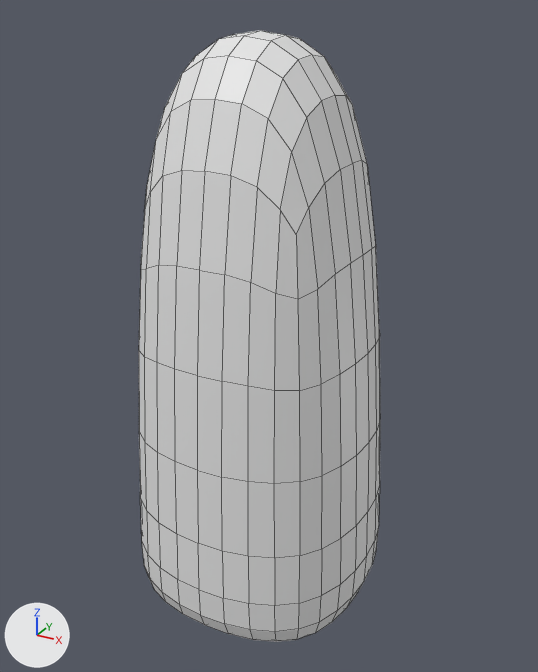
Before and after pictures for a commit that changed the Blender file Assets/Models/Blender/Base/cacti/cactus4.blend.
One viewpoint serves both versions: a 50 mm camera at (0.613, -1.084, 1.056) aimed at (0.008, 0.016, 0.506). The lights are fixed; the arrows at lower left show +X, +Y and +Z. Mesh edges are drawn as thin lines.
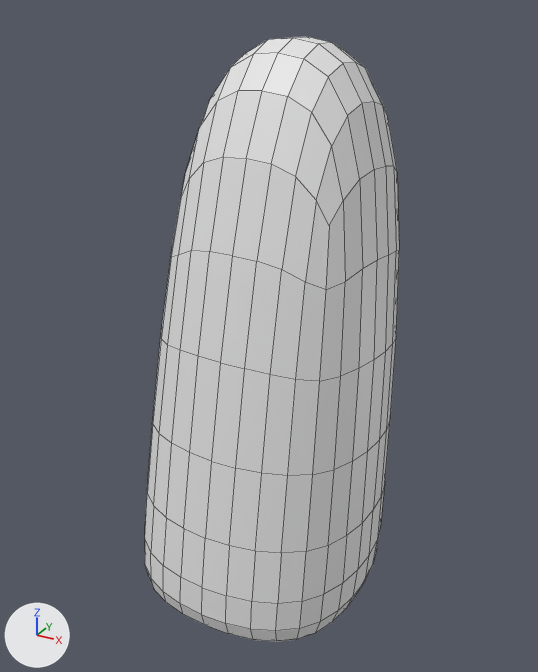
Location of each change, (x1, y1, x2, y2) in pixels of the pictures (538 x 672 px; the box of a moved part takes in the faces that stretch with it):
'Cube', reshaped
    before: (139, 30, 380, 642)
    after: (145, 36, 399, 642)
part 1 of me_cube_001, moved or reshaped
    before: (139, 30, 380, 558)
    after: (147, 36, 399, 554)

What changed in the scene script:
```text
Change me_cube_001:
    where me_cube_001.from_pydata(...)  # 26 vertices, 24 faces; spans x -0.25..0.25, y -0.25..0.25, z -0.5..0.608
    used by ob_cube; location = (0.0, 0.0, 0.477)
    me_cube_001 part 1: all 9 vertices in x -0.202..0.202, y -0.202..0.202, z 0.5..0.608 are multiplied about their middle by the matrix ((0.999, 0.016, 0.048), (-0.022, 0.991, 0.135), (-0.046, -0.136, 0.99)), then moved by (0.035, 0.096, -0.011)
```
